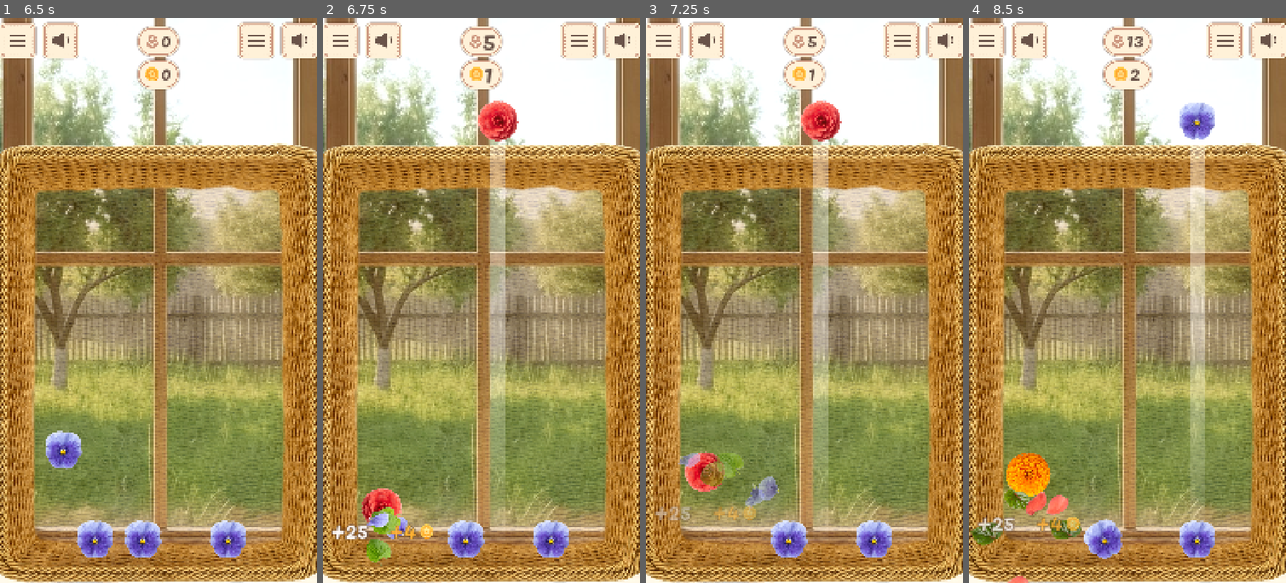
Above: before the commit, frames 1-4 (left to right).
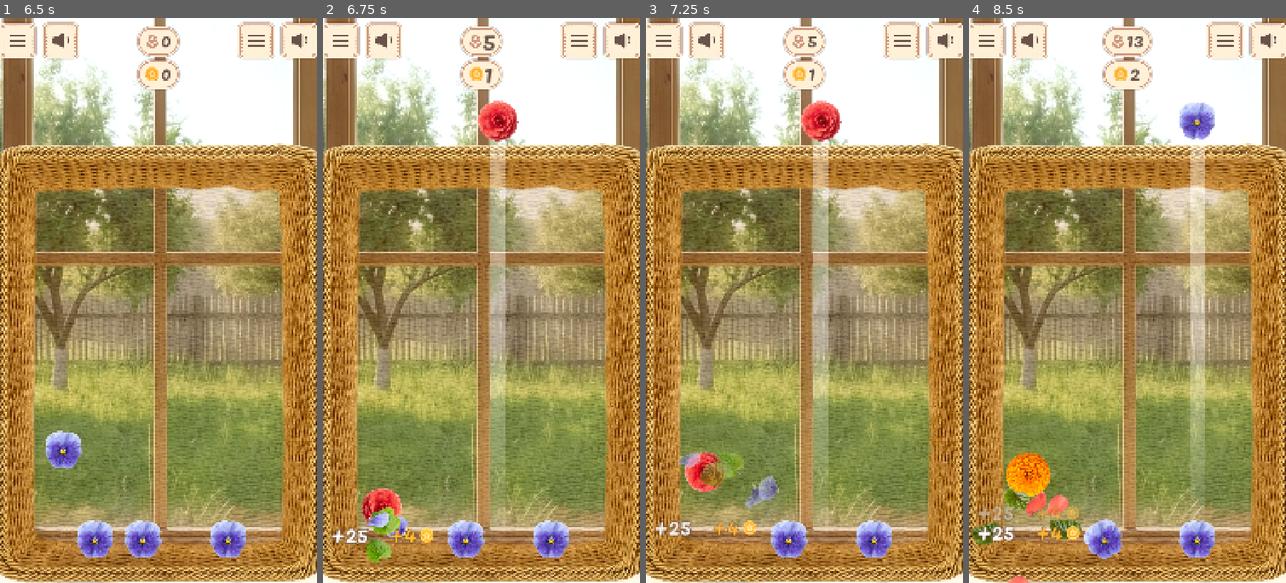
Above: after the commit, the same moments.

Repository: justkuzan/SuikaGame
Game: Godot game, scene res://Core/Level/Level.tscn
The game is run twice, just before and just after one commit, with the same random seed, the same clock (stepped at 60 frames per second) and the same inputs.
Inputs (mouse positions are in pixels of both pictures, inside the frame that each line leads up to):
- Up to frame 1 (6.5 s): tap Enter at 0.5, 4.25 s; move the mouse to (228, 272) at 0.52 s; press the mouse at (228, 272) at 0.53 s; release the mouse at (228, 272) at 1.25 s; click (60, 40) at 1.27 s; click (19, 40) at 2.02 s; tap Space at 2.75, 5.75 s; move the mouse to (95, 328) at 2.77 s; click (95, 328) at 2.85 s; move the mouse to (190, 176) at 3.52 s; press the mouse at (190, 176) at 3.53 s; move the mouse to (142, 413) at 4.27 s; release the mouse at (142, 413) at 4.28 s; click (142, 413) at 4.35 s; move the mouse to (253, 385) at 5.02 s; press the mouse at (253, 385) at 5.03 s; move the mouse to (63, 215) at 5.77 s; release the mouse at (63, 215) at 5.78 s; click (63, 215) at 5.85 s
- Up to frame 2 (6.75 s): move the mouse to (497, 300) at 6.52 s; press the mouse at (497, 300) at 6.53 s
- Up to frame 3 (7.25 s): no input
- Up to frame 4 (8.5 s): move the mouse to (1079, 159) at 7.27 s; release the mouse at (1079, 159) at 7.28 s; click (1079, 159) at 7.35 s; move the mouse to (1197, 272) at 8.02 s; press the mouse at (1197, 272) at 8.03 s

Frame 1 is identical in both runs. In frame 2, 0.5% of the frame differs, in the area x 2-35%, y 89-94%; in frame 3, 0.7%; in frame 4, 0.9%, in the area x 2-36%, y 86-93%.

Commit message:
Refactored merge effects
decoupled MergePopUp from MergeEffects. Implemented PopUpContainer with Scene Unique Names for better stability.

Diff:
--- a/Core/Level/Level.tscn
+++ b/Core/Level/Level.tscn
@@ -53,6 +53,9 @@
 
 [node name="MergeEffects" parent="." unique_id=658350261 instance=ExtResource("8_bfaga")]
 
+[node name="PopUpContainer" type="Node2D" parent="." unique_id=1270050883]
+unique_name_in_owner = true
+
 [node name="WorldEffects" parent="." unique_id=1849028498 instance=ExtResource("6_522nl")]
 
 [node name="InGameUI" parent="." unique_id=392788018 instance=ExtResource("8_8t823")]
--- a/Core/MergeEffects/MergeEffects.gd
+++ b/Core/MergeEffects/MergeEffects.gd
@@ -1,7 +1,5 @@
 extends Node2D
 class_name MergeEffects
-
-const MERGE_POP_UP = preload("uid://sbokrpi4fox3")
 
 @onready var petal_particles: CPUParticles2D = $PetalParticles
 
@@ -32,9 +30,3 @@
 
 func _on_leaves_particles_finished() -> void:
 	queue_free()
-
-
-func merge_pop_up_setup(data: FlowerData) -> void:
-	var merge_pop_up = MERGE_POP_UP.instantiate() as MergePopUp
-	add_child(merge_pop_up)
-	#merge_pop_up.global_position = global_position
--- a/Core/MergeManager/MergeManager.gd
+++ b/Core/MergeManager/MergeManager.gd
@@ -3,9 +3,12 @@
 
 const FLOWER = preload("uid://daiia8h0goc0c")
 const MERGE_EFFECTS = preload("uid://dvk3rdpl0y03s")
+const MERGE_POP_UP = preload("uid://sbokrpi4fox3")
 const SPIN_DIRECTION: Array = [-20.0, 20.0]
 
 @export var flowers_container: Node2D
+
+@onready var pop_up_container: Node2D = %PopUpContainer
 
 
 func _ready() -> void:
@@ -43,13 +46,19 @@
 		new_flower.angular_velocity = SPIN_DIRECTION.pick_random()
 
 		merge_effects.setup(data)
-		merge_effects.merge_pop_up_setup(data)
+		merge_pop_up_setup(pos, data)
 
 		SignalBus.flower_merged.emit(pos, data.lvl)
 
 	else:
 		AudioManager.play("merge")
 		merge_effects.last_lvl_setup(data)
-		merge_effects.merge_pop_up_setup(data)
+		merge_pop_up_setup(pos, data)
 
 		SignalBus.flower_merged.emit(pos, data.lvl)
+
+
+func merge_pop_up_setup(pos, data) -> void:
+	var merge_pop_up = MERGE_POP_UP.instantiate() as MergePopUp
+	pop_up_container.add_child(merge_pop_up)
+	merge_pop_up.global_position = pos
--- a/Core/MergePopUp/MergePopUp.gd
+++ b/Core/MergePopUp/MergePopUp.gd
@@ -15,5 +15,6 @@
 	var target_pos = node.position + Vector2(0, -100)
 
 	tween.set_parallel(true)
-	tween.tween_property(node, "position", target_pos, 1.0).set_trans(Tween.TRANS_SINE).set_ease(Tween.EASE_OUT)
-	tween.tween_property(node, "modulate:a", 0.0, 1.0)
+	tween.tween_property(node, "position", target_pos, 3.0).set_trans(Tween.TRANS_SINE).set_ease(Tween.EASE_OUT)
+	tween.tween_property(node, "modulate:a", 0.0, 3.0)
+	tween.finished.connect(queue_free)
--- a/Globals/AudioManager/default_bus_layout.tres
+++ b/Globals/AudioManager/default_bus_layout.tres
@@ -3,7 +3,7 @@
 [resource]
 bus/1/name = &"Music"
 bus/1/solo = false
-bus/1/mute = false
+bus/1/mute = true
 bus/1/bypass_fx = false
 bus/1/volume_db = 0.0
 bus/1/send = &"Master"
